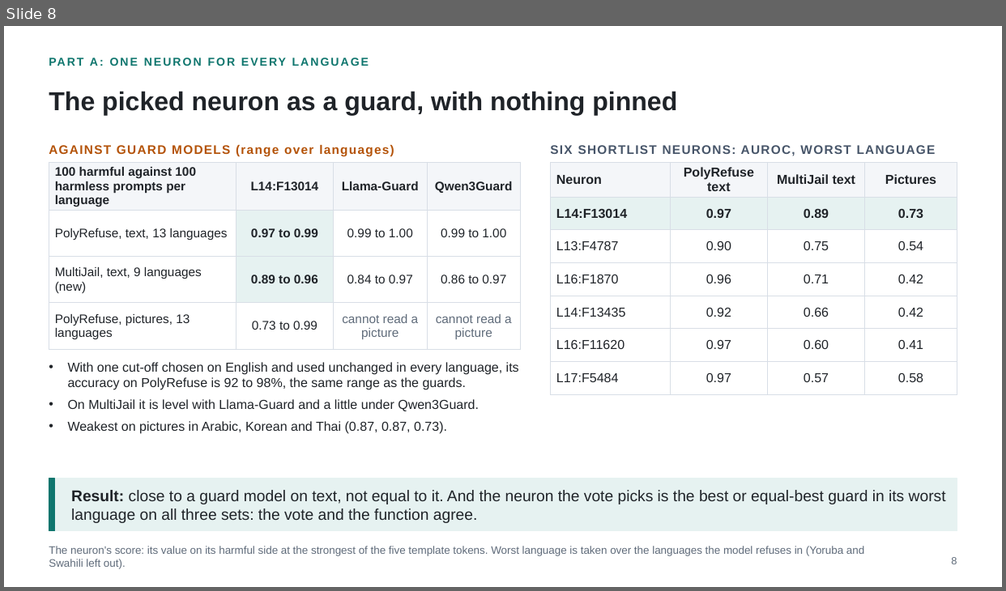
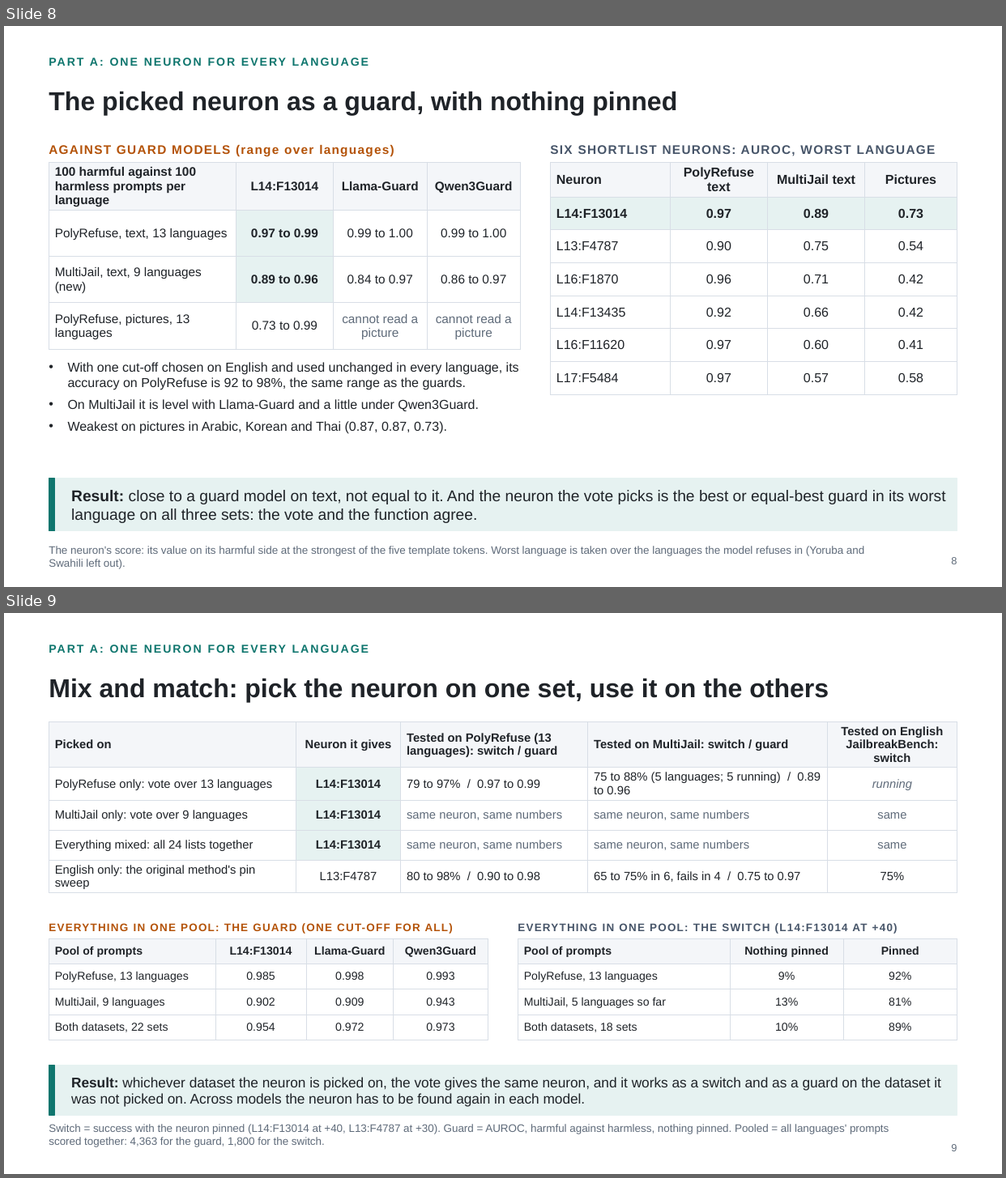
Before and after one commit to fjoad/refusal-neurons, a slide deck: slides/refusal_neurons_2026-11-29.pptx. Shown one above the other, each under a label of ours: slide 8 before the commit, slides 8 and 9 after it. The pictures are 1006x591 and 1006x1178 pixels, drawn with LibreOffice and Linux fonts; fonts in the diff are those of the drawing. Boxes give left, top, right and bottom in pixels: in the first picture for what was removed or moved away, otherwise in the second. Text is boxed around its words. In the diff, an @@ line names an element or a change of style, - is before the commit and + after.

```diff
--- a/slides/refusal_neurons_2026-11-29.pptx
+++ b/slides/refusal_neurons_2026-11-29.pptx
@@ slide 9 added at (4,613,1002,1174), background #FFFFFF @@
@@ text added at (90,645,98,653), 11 pt, text #0F766E, bold @@
+PART A: ONE NEURON FOR EVERY LANGUAGE
@@ text added at (49,678,829,703), 25 pt, text #1F2328, bold @@
+Mix and match: pick the neuron on one set, use it on the others
@@ table added at (49,722,957,892), 5 rows, 5 columns @@
+Picked on | Neuron it gives | Tested on PolyRefuse (13 languages): switch / guard | Tested on MultiJail: switch / guard | Tested on English JailbreakBench: switch
+PolyRefuse only: vote over 13 languages | L14:F13014 | 79 to 97% / 0.97 to 0.99 | 75 to 88% (5 languages; 5 running) / 0.89 to 0.96 | running
+MultiJail only: vote over 9 languages | L14:F13014 | same neuron, same numbers | same neuron, same numbers | same
+Everything mixed: all 24 lists together | L14:F13014 | same neuron, same numbers | same neuron, same numbers | same
+English only: the original method's pin sweep | L13:F4787 | 80 to 98% / 0.90 to 0.98 | 65 to 75% in 6, fails in 4 / 0.75 to 0.97 | 75%
@@ text added at (49,923,453,934), 10.5 pt, text #B45309, bold @@
+EVERYTHING IN ONE POOL: THE GUARD (ONE CUT-OFF FOR ALL)
@@ text added at (518,923,897,934), 10.5 pt, text #475569, bold @@
+EVERYTHING IN ONE POOL: THE SWITCH (L14:F13014 AT +40)
@@ table added at (49,939,488,1036), 4 rows, 4 columns @@
+Pool of prompts | L14:F13014 | Llama-Guard | Qwen3Guard
+PolyRefuse, 13 languages | 0.985 | 0.998 | 0.993
+MultiJail, 9 languages | 0.902 | 0.909 | 0.943
+Both datasets, 22 sets | 0.954 | 0.972 | 0.973
@@ table added at (518,939,957,1036), 4 rows, 3 columns @@
+Pool of prompts | Nothing pinned | Pinned
+PolyRefuse, 13 languages | 9% | 92%
+MultiJail, 5 languages so far | 13% | 81%
+Both datasets, 18 sets | 10% | 89%
@@ rectangle added at (49,1066,957,1115), fill #E6F2F1, outline #E6F2F1 1 pt @@
@@ rectangle added at (49,1066,55,1115), fill #0F766E, outline #0F766E 1 pt @@
@@ text added at (71,1077,941,1107), 13.5 pt, text #1F2328 @@
+Result: whichever dataset the neuron is picked on, the vote gives the same neuron, and it works as a switch and as a guard on the dataset it was not picked on. Across models the neuron has to be found again in each model.
@@ text added at (49,1124,889,1148), 10.5 pt, text #5F6B7A @@
+Switch = success with the neuron pinned (L14:F13014 at +40, L13:F4787 at +30). Guard = AUROC, harmful against harmless, nothing pinned. Pooled = all languages' prompts scored together: 4,363 for the guard, 1,800 for the switch.
@@ text added at (951,1144,957,1152), 10 pt, text #5F6B7A @@
+9
```
Also in this commit, not shown: 16 slides changed, 1 other slide added, 1 slide removed, 3 other files.
